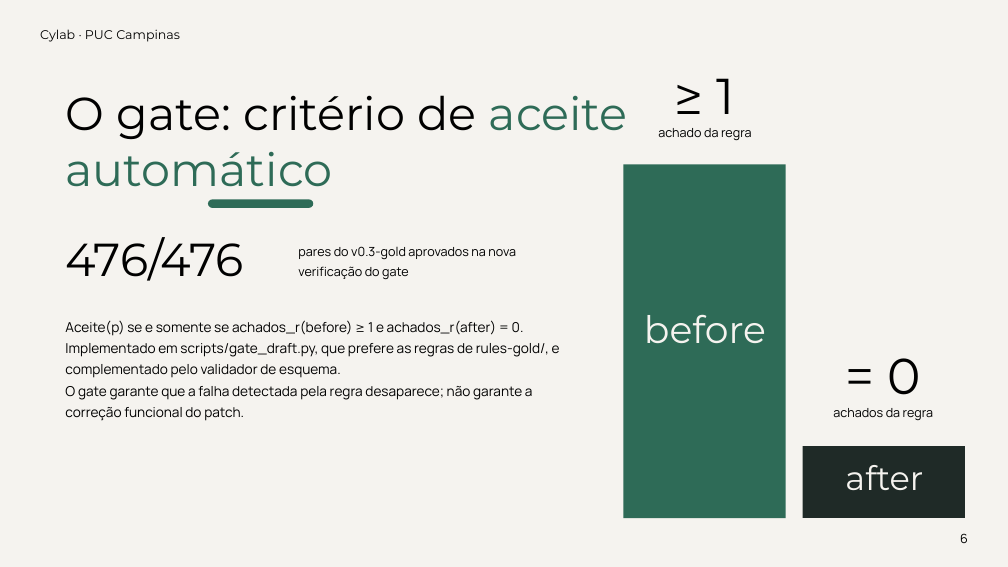
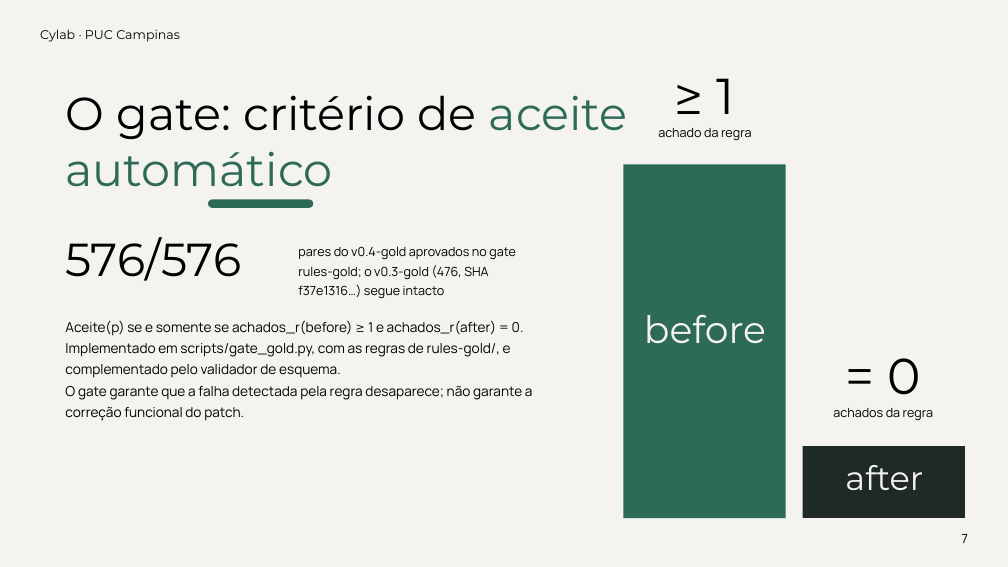
Before and after one commit to ArthurAlcausa/cylab-dataset, a slide deck: slide 7 of seminar/CYLAB_SEMINARIO_PUC.pptx (slide 6 before the commit). Drawn at 1008x567 pixels with LibreOffice and Linux fonts; fonts in the diff are those of the drawing. Boxes give left, top, right and bottom in pixels: in the first picture for what was removed or moved away, otherwise in the second. Text is boxed around its words. In the diff, an @@ line names an element or a change of style, - is before the commit and + after.

Commit message:
seminar: slides PUC v0.4-gold (576 pares, metodologia, diagrama)
Atualiza PPTX+PDF do seminário: v0.4-gold, slide de metodologia,
funil +100 realismo, arquitetura com logos sem banner FINAL.

```diff
--- a/seminar/CYLAB_SEMINARIO_PUC.pptx
+++ b/seminar/CYLAB_SEMINARIO_PUC.pptx
@@ text at bbox=[65, 237, 241, 281]: text changed @@
-476/476
+576/576
@@ text at bbox=[298, 246, 516, 299]: text changed @@
-pares do v0.3-gold aprovados na nova verificação do gate
+pares do v0.4-gold aprovados no gate rules-gold; o v0.3-gold (476, SHA f37e1316…) segue intacto
@@ text at bbox=[65, 320, 524, 378]: text changed @@
-Aceite(p) se e somente se achados_r(before) ≥ 1 e achados_r(after) = 0. Implementado em scripts/gate_draft.py, que prefere as regras de rules-gold/, e complementado pelo validador de esquema.
+Aceite(p) se e somente se achados_r(before) ≥ 1 e achados_r(after) = 0. Implementado em scripts/gate_gold.py, com as regras de rules-gold/, e complementado pelo validador de esquema.
@@ text at bbox=[962, 534, 968, 543]: text changed @@
-6
+7
```
Also in this commit, not shown: 10 other slides changed, 1 slide added, 1 other file.
